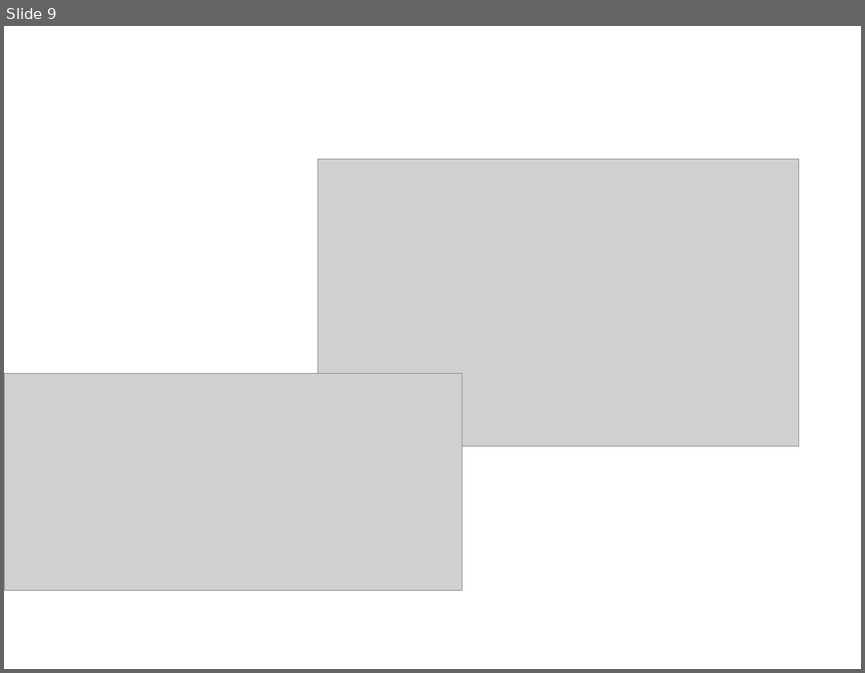
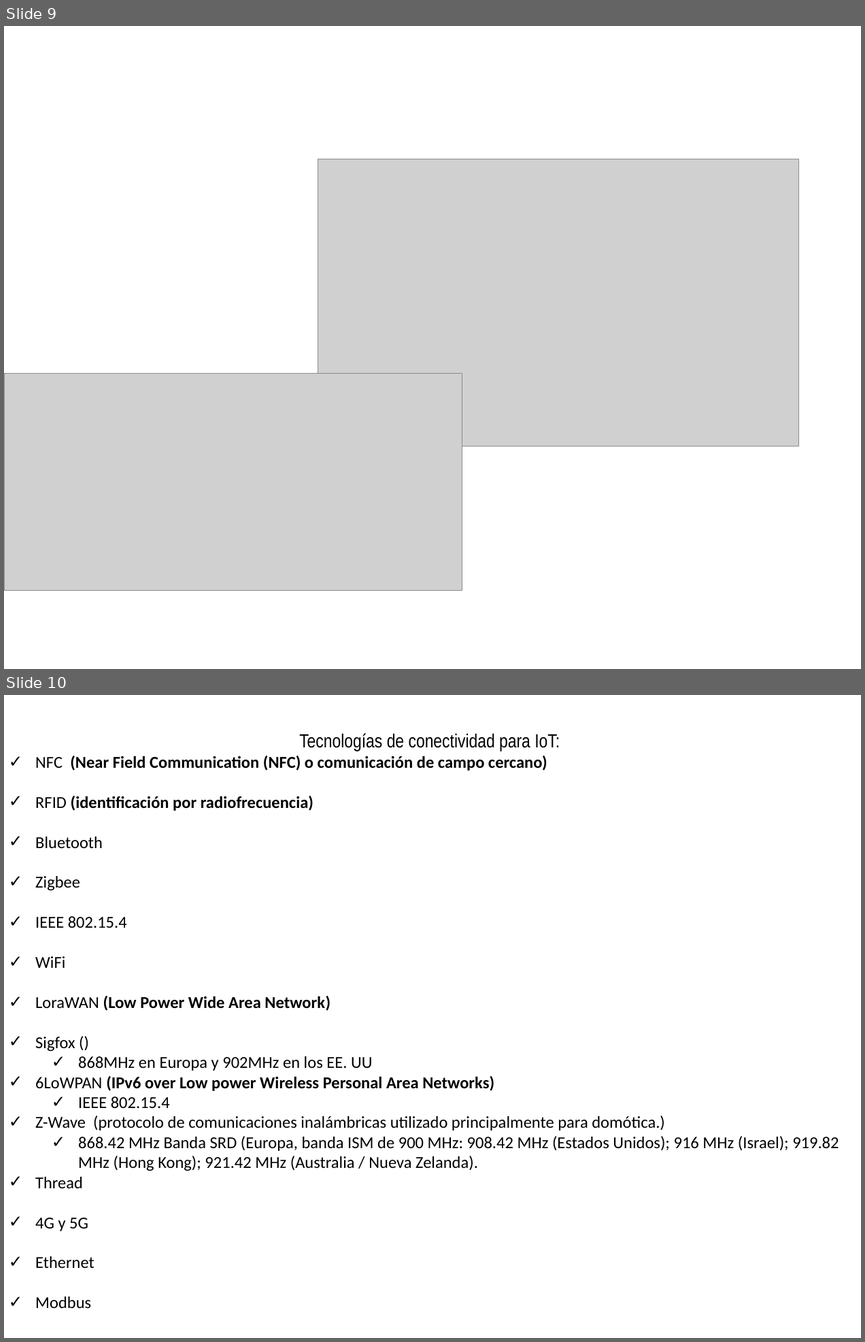
Before and after one commit to WilsonOviedo/PlataformasIoT, a slide deck: Plataformas de desarrollo IoT.pptx. Shown one above the other, each under a label of ours: slide 9 before the commit, slides 9 and 10 after it. The pictures are 865x673 and 865x1342 pixels, drawn with LibreOffice and Linux fonts; fonts in the diff are those of the drawing; grey boxes stand for pictures. Boxes give left, top, right and bottom in pixels: in the first picture for what was removed or moved away, otherwise in the second. Text is boxed around its words. In the diff, an @@ line names an element or a change of style, - is before the commit and + after.

```diff
--- a/Plataformas de desarrollo IoT.pptx
+++ b/Plataformas de desarrollo IoT.pptx
@@ slide 10 added at [4,695,861,1338], background #FFFFFF @@
@@ text added at [35,733,838,1308], 14 pt, text #000000 @@
+Tecnologías de conectividad para IoT:
+✓ NFC (Near Field Communication (NFC) o comunicación de campo cercano)
+✓ RFID (identificación por radiofrecuencia)
+✓ Bluetooth
+✓ Zigbee
+✓ IEEE 802.15.4
+✓ WiFi
+✓ LoraWAN (Low Power Wide Area Network)
+✓ Sigfox ()
+  ✓ 868MHz en Europa y 902MHz en los EE. UU
+✓ 6LoWPAN (IPv6 over Low power Wireless Personal Area Networks)
+  ✓ IEEE 802.15.4
+✓ Z-Wave (protocolo de comunicaciones inalámbricas utilizado principalmente para domótica.)
+  ✓ 868.42 MHz Banda SRD (Europa, banda ISM de 900 MHz: 908.42 MHz (Estados Unidos); 916 MHz (Israel); 919.82 MHz (Hong Kong); 921.42 MHz (Australia / Nueva Zelanda).
+✓ Thread
+✓ 4G y 5G
+✓ Ethernet
+✓ Modbus
```
Also in this commit, not shown: 1 slide changed, 1 other slide added, 1 slide removed.
